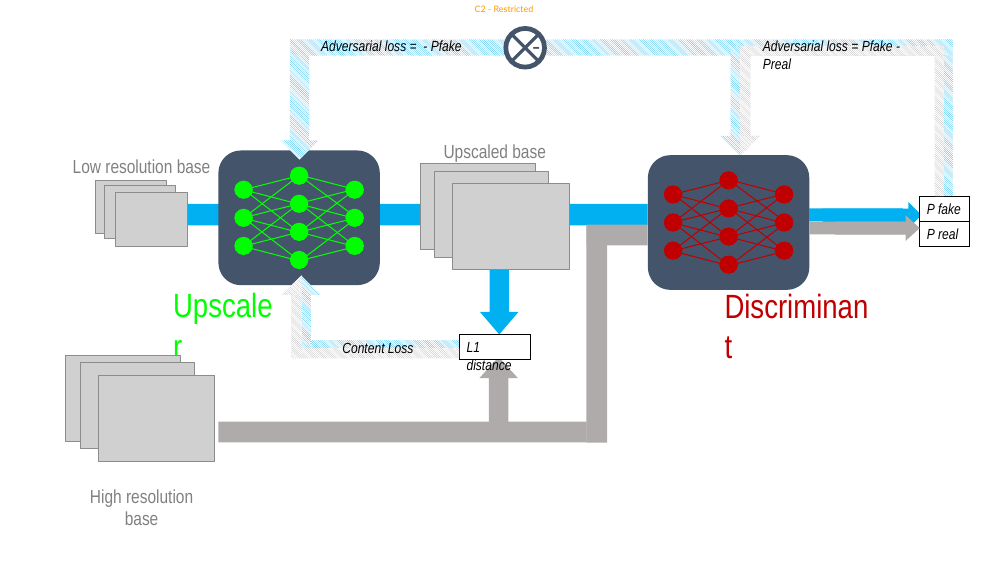
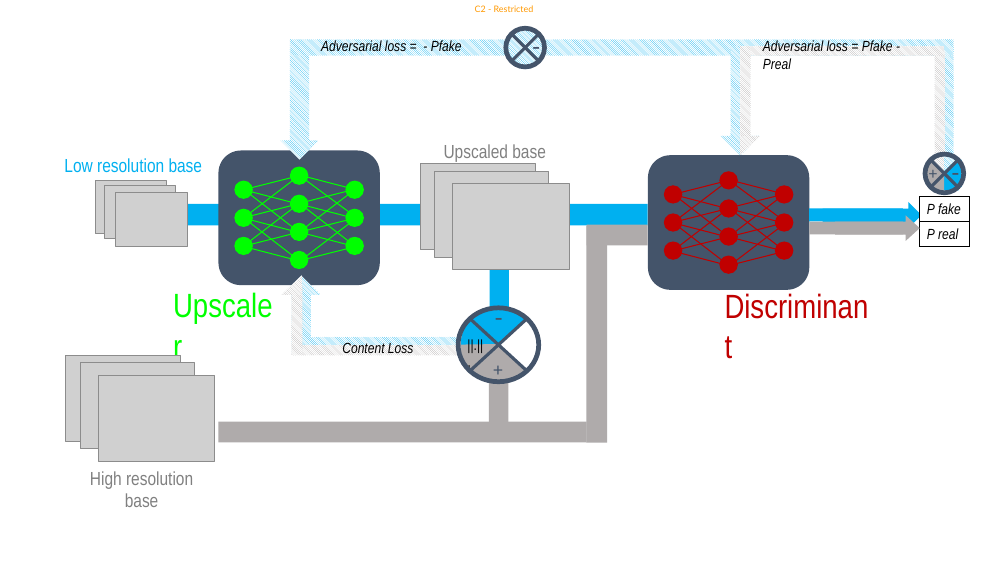
Before and after one commit to williampiat3/Upscale, a slide deck: slide 2 of illustrations/gan.pptx. Drawn at 1008x567 pixels with LibreOffice and Linux fonts; fonts in the diff are those of the drawing; grey boxes stand for pictures. Boxes give left, top, right and bottom in pixels: in the first picture for what was removed or moved away, otherwise in the second. Text is boxed around its words. In the diff, an @@ line names an element or a change of style, - is before the commit and + after.

Commit message:
operator

```diff
--- a/illustrations/gan.pptx
+++ b/illustrations/gan.pptx
@@ ellipse added at (506,28,547,68), fill pattern #00B0F0 on #FFFFFF @@
@@ rectangle: place and size @@
-rectangle at (935,39,954,198)
+rectangle at (935,39,954,157)
@@ rectangle: place and size @@
-rectangle at (935,51,944,197)
+rectangle at (935,52,946,155)
@@ text "Low resolution base": place and size @@
-text "Low resolution base" at (73,159,211,173)
+text "Low resolution base" at (64,158,203,173)
@@ text "Low resolution base" at (64,158,203,173): text colour #808080 to #00B0F0 @@
@@ text added at (922,160,967,188), 16 pt, text #44546A @@
++
@@ triangle added at (927,160,947,187), fill #AFABAB @@
@@ triangle added at (929,157,944,174), fill pattern #AFABAB on #FFFFFF @@
@@ triangle added at (932,170,944,191), fill #AFABAB @@
@@ triangle added at (943,160,961,187), fill #00B0F0 @@
@@ triangle added at (944,169,959,190), fill #00B0F0 @@
@@ triangle added at (944,157,959,174), fill pattern #00B0F0 on #FFFFFF @@
@@ group added at (926,152,990,193): 2 lines, 1 ellipse, 1 text @@
+-
@@ right arrow: place and size @@
-right arrow at (480,268,519,334)
+right arrow at (480,269,518,344)
@@ pie slice (boxed as its full ellipse) added at (443,288,555,400), fill #AFABAB @@
@@ pie slice (boxed as its full ellipse) added at (443,291,555,403), fill #00B0F0 @@
@@ pie slice (boxed as its full ellipse) added at (444,291,556,403), fill #00B0F0 @@
@@ pie slice (boxed as its full ellipse) added at (444,288,556,400), fill #AFABAB @@
@@ group added at (458,298,582,382): 2 lines, 1 ellipse, 1 text @@
+-
@@ rectangle: place and size @@
-rectangle at (292,340,492,358)
+rectangle at (292,337,460,355)
@@ rectangle removed at (459,334,530,360) @@
-L1 distance
@@ text added at (486,354,580,384), 18 pt, text #44546A @@
++
@@ text added at (467,365,471,374), 14 pt, text #000000 @@
+||.||1
@@ text "High resolution base": place and size @@
-text "High resolution base" at (90,489,193,525)
+text "High resolution base" at (90,471,193,507)
```
